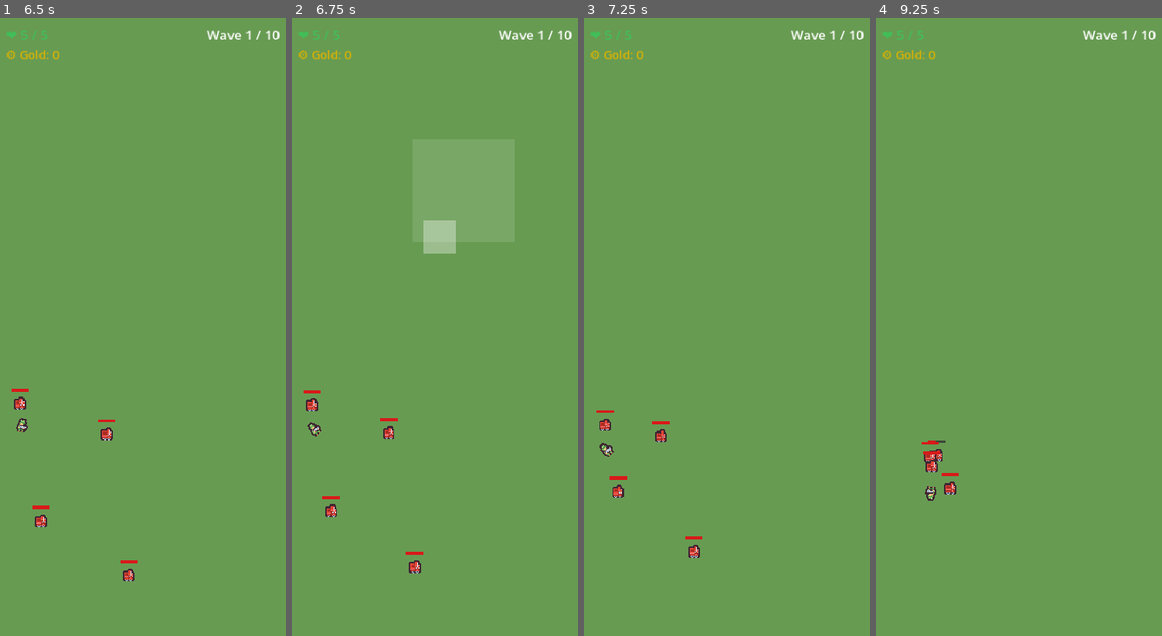
Above: before the commit, frames 1-4 (left to right).
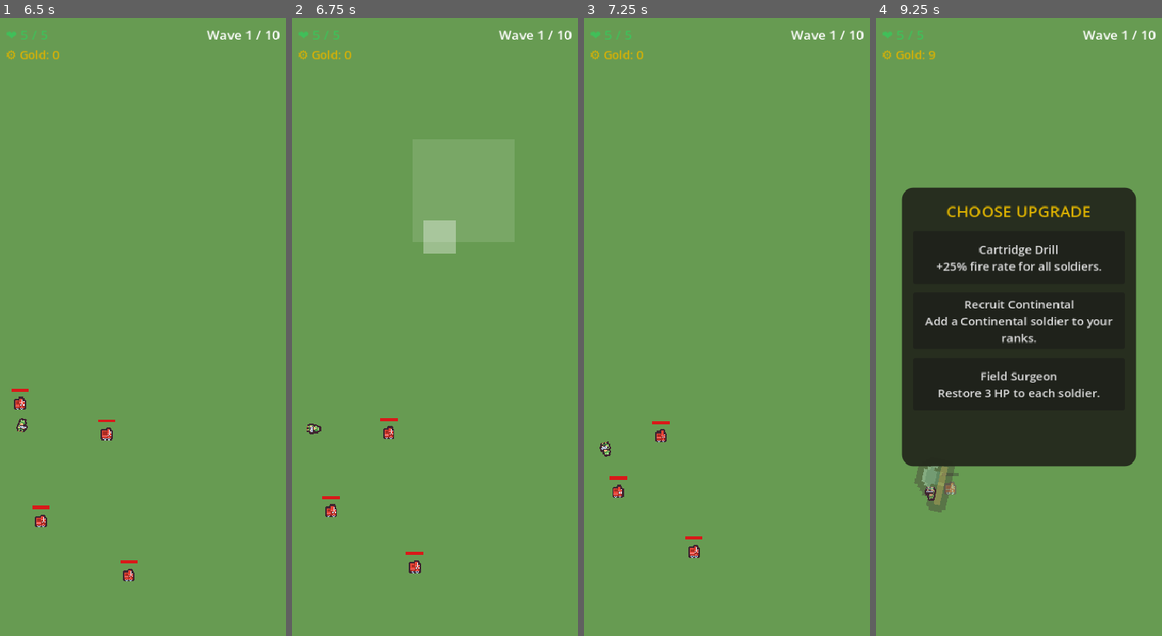
Above: after the commit, the same moments.

Repository: flatbil/Nuthouse-Games
Game: Godot game, scene res://scenes/MainMenu.tscn
The game is run twice, just before and just after one commit, with the same random seed, the same clock (stepped at 60 frames per second) and the same inputs.
Inputs (mouse positions are in pixels of both pictures, inside the frame that each line leads up to):
- Up to frame 1 (6.5 s): click "⚔ MARCH TO BATTLE" at 0.5 s; tap Enter at 1.25 s; move the mouse to (128, 450) at 1.27 s; hold W 1.28-2 s; click (128, 450) at 1.42 s; drag from (228, 419) to (143, 419) at 2.02 s; move the mouse to (57, 234) at 2.77 s; hold A 2.78-3.5 s; drag from (157, 327) to (57, 234) at 3.52 s; move the mouse to (100, 172) at 4.27 s; hold S 4.28-5 s; drag from (205, 296) to (25, 462) at 5.02 s; move the mouse to (85, 357) at 5.77 s; hold W from 5.78 s (still down); click (85, 357) at 5.92 s
- Up to frame 2 (6.75 s): release W at 6.5 s; drag from (463, 191) to (377, 357) at 6.52 s
- Up to frame 3 (7.25 s): no input
- Up to frame 4 (9.25 s): move the mouse to (1004, 450) at 7.27 s; hold D 7.28-8 s; drag from (1104, 419) to (958, 450) at 8.02 s; move the mouse to (933, 234) at 8.77 s; hold S from 8.78 s (still down)

Frame 1 is identical in both runs. In frame 2, 0.2% of the frame differs, in the area x 4-11%, y 60-68%; in frame 3, 0.2%; in frame 4, 38%, in the area x 8-92%, y 5-80%.

Commit message:
game_03: Add melee contact mechanic (tomahawk/bayonet)
- Moving formation triggers melee instead of ranged fire
- Each soldier checks for enemies in front hemisphere within melee_range
- Per-unit melee stats in GameConfig: damage, range, rate, weapon sprite
  - Frontiersman / Native Scout: tomahawk (weap_axe, tile_0119 Tiny Dungeon)
  - Militiaman / Continental / Rifleman / Grenadier: bayonet (weap_sword)
- Hit visual: weapon sprite pops at midpoint, rotates toward enemy, scales
  up and fades over 0.2s
- Melee and ranged are mutually exclusive: move=melee, stop=shoot
- Add melee_damage/range/rate/weapon/_melee_timer to Soldier.gd

Co-Authored-By: Claude Sonnet 4.6 <noreply@anthropic.com>

Diff:
--- a/game_03/config/GameConfig.gd
+++ b/game_03/config/GameConfig.gd
@@ -22,9 +22,13 @@
 		"fire_rate":    1.8,
 		"range":        320.0,
 		"bullet_speed": 420.0,
-		"color":        Color(0.72, 0.55, 0.30),   # buckskin
+		"color":        Color(0.72, 0.55, 0.30),
 		"size":         Vector2(18, 22),
 		"sprite":       "tile_0124",
+		"melee_damage": 4.0,
+		"melee_range":  28.0,
+		"melee_rate":   0.5,
+		"melee_weapon": "weap_axe",
 		"description":  "Your starting unit. Reliable rifle, good range.",
 	},
 	"militiaman": {
@@ -35,9 +39,13 @@
 		"fire_rate":    1.2,
 		"range":        260.0,
 		"bullet_speed": 380.0,
-		"color":        Color(0.45, 0.55, 0.40),   # drab green
+		"color":        Color(0.45, 0.55, 0.40),
 		"size":         Vector2(16, 20),
 		"sprite":       "tile_0122",
+		"melee_damage": 2.0,
+		"melee_range":  24.0,
+		"melee_rate":   0.4,
+		"melee_weapon": "weap_sword",
 		"description":  "Fast firing, low HP. Good in numbers.",
 	},
 	"continental": {
@@ -48,9 +56,13 @@
 		"fire_rate":    1.5,
 		"range":        280.0,
 		"bullet_speed": 400.0,
-		"color":        Color(0.20, 0.30, 0.65),   # blue coat
+		"color":        Color(0.20, 0.30, 0.65),
 		"size":         Vector2(18, 22),
 		"sprite":       "tile_0142",
+		"melee_damage": 3.5,
+		"melee_range":  28.0,
+		"melee_rate":   0.5,
+		"melee_weapon": "weap_sword",
 		"description":  "Disciplined soldier. Steady under fire.",
 	},
 	"rifleman": {
@@ -61,9 +73,13 @@
 		"fire_rate":    3.2,
 		"range":        480.0,
 		"bullet_speed": 550.0,
-		"color":        Color(0.35, 0.55, 0.25),   # dark green
+		"color":        Color(0.35, 0.55, 0.25),
 		"size":         Vector2(16, 20),
 		"sprite":       "tile_0143",
+		"melee_damage": 2.5,
+		"melee_range":  26.0,
+		"melee_rate":   0.6,
+		"melee_weapon": "weap_sword",
 		"description":  "Long range, high damage, slow reload.",
 	},
 	"grenadier": {
@@ -74,9 +90,13 @@
 		"fire_rate":    4.0,
 		"range":        220.0,
 		"bullet_speed": 250.0,
-		"color":        Color(0.70, 0.20, 0.15),   # red coat (captured!)
+		"color":        Color(0.70, 0.20, 0.15),
 		"size":         Vector2(20, 24),
 		"sprite":       "tile_0125",
+		"melee_damage": 6.0,
+		"melee_range":  30.0,
+		"melee_rate":   0.7,
+		"melee_weapon": "weap_sword",
 		"description":  "Slow but devastating. Grenade arc damage.",
 		"is_grenade":   true,
 		"grenade_radius": 80.0,
@@ -89,9 +109,13 @@
 		"fire_rate":    0.7,
 		"range":        200.0,
 		"bullet_speed": 500.0,
-		"color":        Color(0.80, 0.45, 0.20),   # copper
+		"color":        Color(0.80, 0.45, 0.20),
 		"size":         Vector2(15, 19),
 		"sprite":       "tile_0120",
+		"melee_damage": 3.5,
+		"melee_range":  24.0,
+		"melee_rate":   0.35,
+		"melee_weapon": "weap_axe",
 		"description":  "Fastest unit. Rapid-fire tomahawk.",
 	},
 }
--- a/game_03/scenes/Formation.gd
+++ b/game_03/scenes/Formation.gd
@@ -69,7 +69,9 @@
 
 func _physics_process(delta: float) -> void:
 	_handle_movement(delta)
-	if not _is_moving:
+	if _is_moving:
+		_handle_melee(delta)
+	else:
 		_handle_firing(delta)
 
 
@@ -106,6 +108,55 @@
 			soldier.tick_fire(delta, target, BULLET_SCENE, get_parent())
 
 
+func _handle_melee(delta: float) -> void:
+	var enemies := get_tree().get_nodes_in_group("enemies")
+	if enemies.is_empty():
+		return
+	for soldier in soldiers:
+		if not is_instance_valid(soldier) or not soldier._is_alive:
+			continue
+		soldier._melee_timer += delta
+		if soldier._melee_timer < soldier.melee_rate:
+			continue
+		# Find nearest enemy within range that is in the forward hemisphere
+		var best_enemy: Node2D = null
+		var best_dist: float = soldier.melee_range
+		for enemy in enemies:
+			if not is_instance_valid(enemy):
+				continue
+			var to_enemy: Vector2 = enemy.global_position - soldier.global_position
+			var dist: float = to_enemy.length()
+			if dist > soldier.melee_range:
+				continue
+			if facing_dir.dot(to_enemy.normalized()) < 0.0:
+				continue   # behind the soldier
+			if dist < best_dist:
+				best_dist = dist
+				best_enemy = enemy
+		if is_instance_valid(best_enemy):
+			soldier._melee_timer = 0.0
+			best_enemy.take_damage(soldier.melee_damage)
+			var mid: Vector2 = (soldier.global_position + best_enemy.global_position) * 0.5
+			var angle: float = (best_enemy.global_position - soldier.global_position).angle()
+			_spawn_weapon_flash(soldier.melee_weapon, mid, angle)
+
+
+func _spawn_weapon_flash(weapon: String, pos: Vector2, angle: float) -> void:
+	var sprite := Sprite2D.new()
+	sprite.texture = load("res://assets/sprites/" + weapon + ".png")
+	sprite.texture_filter = CanvasItem.TEXTURE_FILTER_NEAREST
+	sprite.global_position = pos
+	sprite.rotation = angle
+	sprite.scale    = Vector2(3.0, 3.0)
+	sprite.z_index  = 10
+	get_parent().add_child(sprite)
+	var tween := sprite.create_tween()
+	tween.set_parallel(true)
+	tween.tween_property(sprite, "scale", Vector2(5.0, 5.0), 0.18)
+	tween.tween_property(sprite, "modulate:a", 0.0, 0.2)
+	tween.chain().tween_callback(sprite.queue_free)
+
+
 func _get_nearest_enemy() -> Node2D:
 	var enemies := get_tree().get_nodes_in_group("enemies")
 	var best: Node2D = null
--- a/game_03/scenes/Soldier.gd
+++ b/game_03/scenes/Soldier.gd
@@ -7,11 +7,16 @@
 var fire_rate:    float   = 1.8
 var range_px:     float   = 320.0
 var bullet_speed: float   = 420.0
-var is_grenade:   bool    = false
+var is_grenade:    bool    = false
 var grenade_radius: float = 70.0
+var melee_damage:  float  = 3.0
+var melee_range:   float  = 28.0
+var melee_rate:    float  = 0.5
+var melee_weapon:  String = "weap_sword"
 
-var _fire_timer: float = 0.0
-var _is_alive:   bool  = true
+var _fire_timer:  float = 0.0
+var _melee_timer: float = 0.0
+var _is_alive:    bool  = true
 
 @onready var body: Sprite2D = $Body
 
@@ -33,6 +38,10 @@
 	var sprite_name: String = cfg.get("sprite", "tile_0124")
 	body.texture = load("res://assets/sprites/" + sprite_name + ".png")
 	body.scale   = sz / 16.0
+	melee_damage = float(cfg.get("melee_damage", 3.0))
+	melee_range  = float(cfg.get("melee_range",  28.0))
+	melee_rate   = float(cfg.get("melee_rate",   0.5))
+	melee_weapon = str(cfg.get("melee_weapon", "weap_sword"))
 
 
 func take_damage(amount: float) -> void:
Binary file added: game_03/assets/sprites/weap_axe.png
Binary file added: game_03/assets/sprites/weap_sword.png
